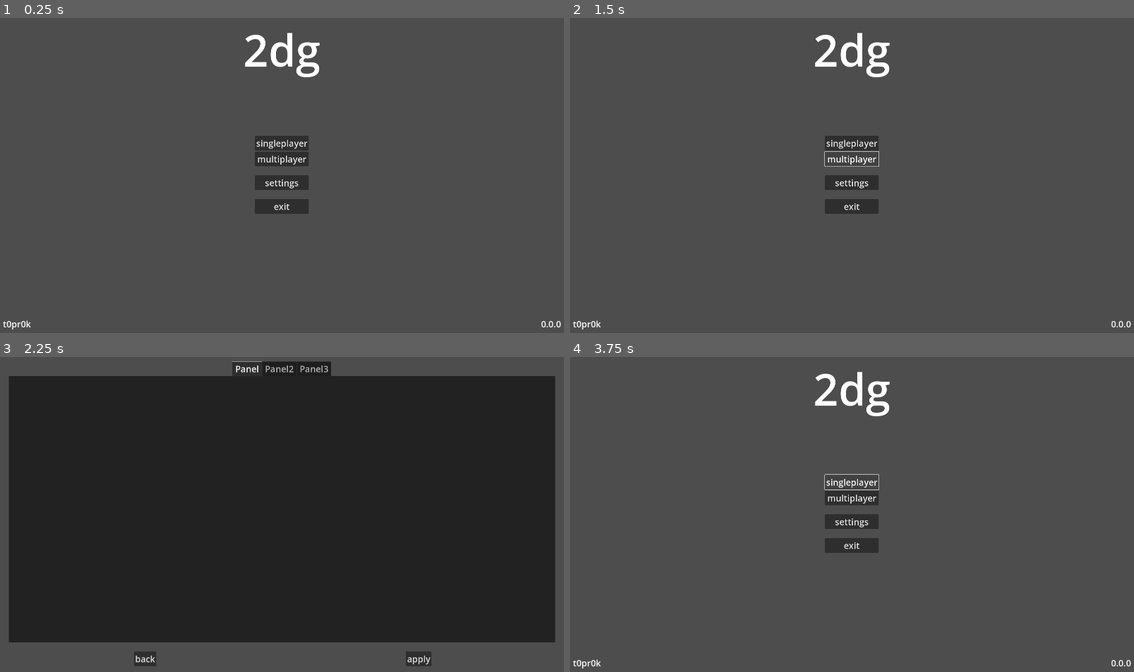
Above: before the commit, frames 1-4 (two rows, left to right).
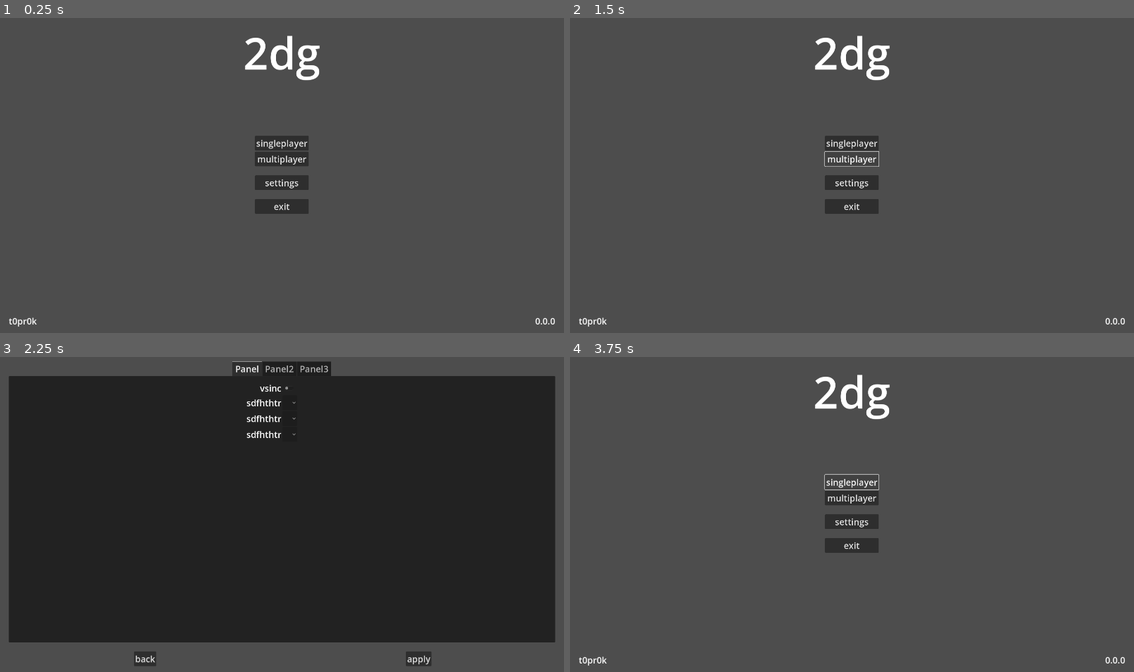
Above: after the commit, the same moments.

Repository: t0pr0k/game-template
Game: Godot game, scene res://scene/menu.tscn
Two runs of this game, one before a commit and one after it. Both use one fixed random seed, a clock stepped at 60 frames per second and the inputs below.
Inputs:
- Up to frame 1 (0.25 s): no input
- Up to frame 2 (1.5 s): click "singleplayer" at 0.5 s; click "multiplayer" at 1.25 s
- Up to frame 3 (2.25 s): click "settings" at 2 s
- Up to frame 4 (3.75 s): click "back" at 2.75 s; click "singleplayer" at 3.5 s

The runs differ from the first frame. In frame 1, 0.8% of the frame differs, in the area x 0-100%, y 4-99%; in frame 2, 0.8%; in frame 3, 0.3%; in frame 4, 0.8%.

Commit message:
небольшие изменения

Diff:
--- a/scene/menu.tscn
+++ b/scene/menu.tscn
@@ -18,10 +18,10 @@
 anchor_bottom = 1.0
 grow_horizontal = 2
 grow_vertical = 2
-theme_override_constants/margin_left = 10
-theme_override_constants/margin_top = 10
-theme_override_constants/margin_right = 10
-theme_override_constants/margin_bottom = 10
+theme_override_constants/margin_left = 30
+theme_override_constants/margin_top = 20
+theme_override_constants/margin_right = 30
+theme_override_constants/margin_bottom = 20
 
 [node name="VBoxContainer" type="VBoxContainer" parent="MarginContainer"]
 layout_mode = 2
@@ -44,11 +44,13 @@
 
 [node name="singleplayer" type="Button" parent="MarginContainer/VBoxContainer/VBoxContainer"]
 layout_mode = 2
+size_flags_vertical = 4
 theme_override_font_sizes/font_size = 30
 text = "singleplayer"
 
 [node name="multiplayer" type="Button" parent="MarginContainer/VBoxContainer/VBoxContainer"]
 layout_mode = 2
+size_flags_vertical = 4
 theme_override_font_sizes/font_size = 30
 text = "multiplayer"
 
@@ -57,6 +59,7 @@
 
 [node name="settings" type="Button" parent="MarginContainer/VBoxContainer/VBoxContainer"]
 layout_mode = 2
+size_flags_vertical = 4
 theme_override_font_sizes/font_size = 30
 text = "settings"
 
@@ -65,6 +68,7 @@
 
 [node name="exit" type="Button" parent="MarginContainer/VBoxContainer/VBoxContainer"]
 layout_mode = 2
+size_flags_vertical = 4
 theme_override_font_sizes/font_size = 30
 text = "exit"
 
@@ -91,5 +95,7 @@
 horizontal_alignment = 1
 vertical_alignment = 1
 
+[connection signal="pressed" from="MarginContainer/VBoxContainer/VBoxContainer/singleplayer" to="." method="_on_singleplayer_pressed"]
+[connection signal="pressed" from="MarginContainer/VBoxContainer/VBoxContainer/multiplayer" to="." method="_on_multiplayer_pressed"]
 [connection signal="pressed" from="MarginContainer/VBoxContainer/VBoxContainer/settings" to="." method="_on_settings_pressed"]
 [connection signal="pressed" from="MarginContainer/VBoxContainer/VBoxContainer/exit" to="." method="_on_exit_pressed"]
--- a/scene/settings.tscn
+++ b/scene/settings.tscn
@@ -36,6 +36,112 @@
 [node name="Panel" type="Panel" parent="MarginContainer/VBoxContainer/TabContainer"]
 layout_mode = 2
 
+[node name="MarginContainer" type="MarginContainer" parent="MarginContainer/VBoxContainer/TabContainer/Panel"]
+layout_mode = 1
+anchors_preset = 15
+anchor_right = 1.0
+anchor_bottom = 1.0
+grow_horizontal = 2
+grow_vertical = 2
+theme_override_constants/margin_left = 30
+theme_override_constants/margin_top = 20
+theme_override_constants/margin_right = 30
+theme_override_constants/margin_bottom = 20
+
+[node name="VBoxContainer" type="VBoxContainer" parent="MarginContainer/VBoxContainer/TabContainer/Panel/MarginContainer"]
+layout_mode = 2
+
+[node name="HBoxContainer3" type="HBoxContainer" parent="MarginContainer/VBoxContainer/TabContainer/Panel/MarginContainer/VBoxContainer"]
+layout_mode = 2
+
+[node name="Label" type="Label" parent="MarginContainer/VBoxContainer/TabContainer/Panel/MarginContainer/VBoxContainer/HBoxContainer3"]
+layout_mode = 2
+size_flags_horizontal = 10
+size_flags_vertical = 1
+theme_override_font_sizes/font_size = 30
+text = "vsinc"
+horizontal_alignment = 1
+vertical_alignment = 1
+
+[node name="CheckButton" type="CheckButton" parent="MarginContainer/VBoxContainer/TabContainer/Panel/MarginContainer/VBoxContainer/HBoxContainer3"]
+layout_mode = 2
+size_flags_horizontal = 2
+
+[node name="HBoxContainer2" type="HBoxContainer" parent="MarginContainer/VBoxContainer/TabContainer/Panel/MarginContainer/VBoxContainer"]
+layout_mode = 2
+size_flags_vertical = 4
+
+[node name="Label" type="Label" parent="MarginContainer/VBoxContainer/TabContainer/Panel/MarginContainer/VBoxContainer/HBoxContainer2"]
+layout_mode = 2
+size_flags_horizontal = 10
+theme_override_font_sizes/font_size = 30
+text = "sdfhthtr"
+horizontal_alignment = 1
+vertical_alignment = 1
+
+[node name="OptionButton" type="OptionButton" parent="MarginContainer/VBoxContainer/TabContainer/Panel/MarginContainer/VBoxContainer/HBoxContainer2"]
+layout_mode = 2
+size_flags_horizontal = 2
+size_flags_vertical = 4
+theme_override_font_sizes/font_size = 30
+alignment = 1
+icon_alignment = 1
+item_count = 2
+popup/item_0/text = "1"
+popup/item_0/id = 0
+popup/item_1/text = "2"
+popup/item_1/id = 1
+
+[node name="HBoxContainer4" type="HBoxContainer" parent="MarginContainer/VBoxContainer/TabContainer/Panel/MarginContainer/VBoxContainer"]
+layout_mode = 2
+size_flags_vertical = 4
+
+[node name="Label" type="Label" parent="MarginContainer/VBoxContainer/TabContainer/Panel/MarginContainer/VBoxContainer/HBoxContainer4"]
+layout_mode = 2
+size_flags_horizontal = 10
+theme_override_font_sizes/font_size = 30
+text = "sdfhthtr"
+horizontal_alignment = 1
+vertical_alignment = 1
+
+[node name="OptionButton" type="OptionButton" parent="MarginContainer/VBoxContainer/TabContainer/Panel/MarginContainer/VBoxContainer/HBoxContainer4"]
+layout_mode = 2
+size_flags_horizontal = 2
+size_flags_vertical = 4
+theme_override_font_sizes/font_size = 30
+alignment = 1
+icon_alignment = 1
+item_count = 2
+popup/item_0/text = "1"
+popup/item_0/id = 0
+popup/item_1/text = "2"
+popup/item_1/id = 1
+
+[node name="HBoxContainer5" type="HBoxContainer" parent="MarginContainer/VBoxContainer/TabContainer/Panel/MarginContainer/VBoxContainer"]
+layout_mode = 2
+size_flags_vertical = 4
+
+[node name="Label" type="Label" parent="MarginContainer/VBoxContainer/TabContainer/Panel/MarginContainer/VBoxContainer/HBoxContainer5"]
+layout_mode = 2
+size_flags_horizontal = 10
+theme_override_font_sizes/font_size = 30
+text = "sdfhthtr"
+horizontal_alignment = 1
+vertical_alignment = 1
+
+[node name="OptionButton" type="OptionButton" parent="MarginContainer/VBoxContainer/TabContainer/Panel/MarginContainer/VBoxContainer/HBoxContainer5"]
+layout_mode = 2
+size_flags_horizontal = 2
+size_flags_vertical = 4
+theme_override_font_sizes/font_size = 30
+alignment = 1
+icon_alignment = 1
+item_count = 2
+popup/item_0/text = "1"
+popup/item_0/id = 0
+popup/item_1/text = "2"
+popup/item_1/id = 1
+
 [node name="Panel2" type="Panel" parent="MarginContainer/VBoxContainer/TabContainer"]
 visible = false
 layout_mode = 2
--- a/script/menu.gd
+++ b/script/menu.gd
@@ -6,10 +6,14 @@
 func _process(delta):
 	pass
 
+func _on_singleplayer_pressed():
+	pass
+
+func _on_multiplayer_pressed():
+	pass
 
 func _on_settings_pressed():
 	get_tree().change_scene_to_file("res://scene/settings.tscn")
 
-
 func _on_exit_pressed():
 	get_tree().quit()
--- a/script/settings.gd
+++ b/script/settings.gd
@@ -1,15 +1,10 @@
 extends Control
 
+func _ready():
+	pass
 
-# Called when the node enters the scene tree for the first time.
-func _ready():
-	pass # Replace with function body.
-
-
-# Called every frame. 'delta' is the elapsed time since the previous frame.
 func _process(delta):
 	pass
 
-
 func _on_back_pressed():
 	get_tree().change_scene_to_file("res://scene/menu.tscn")
